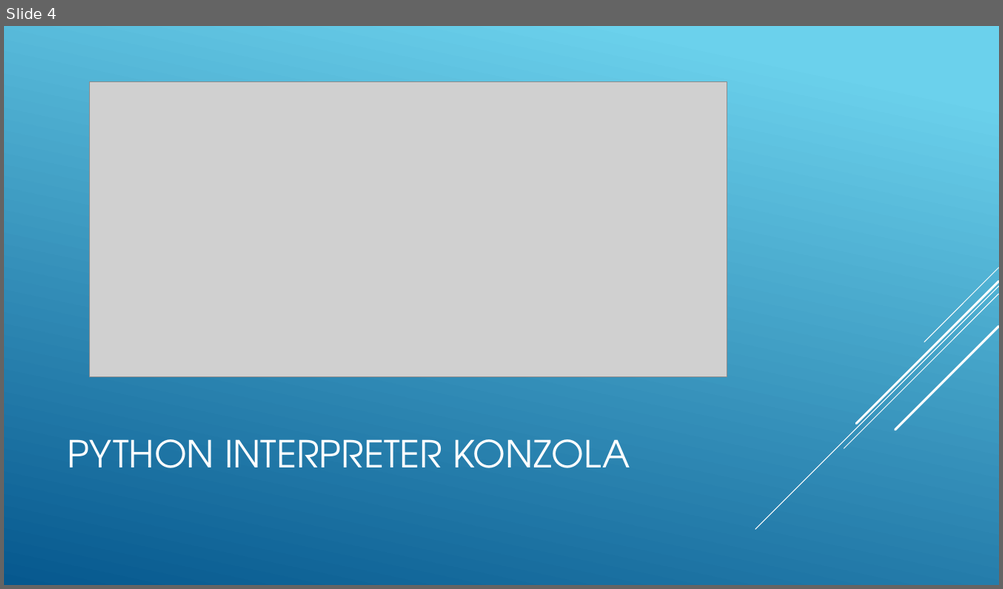
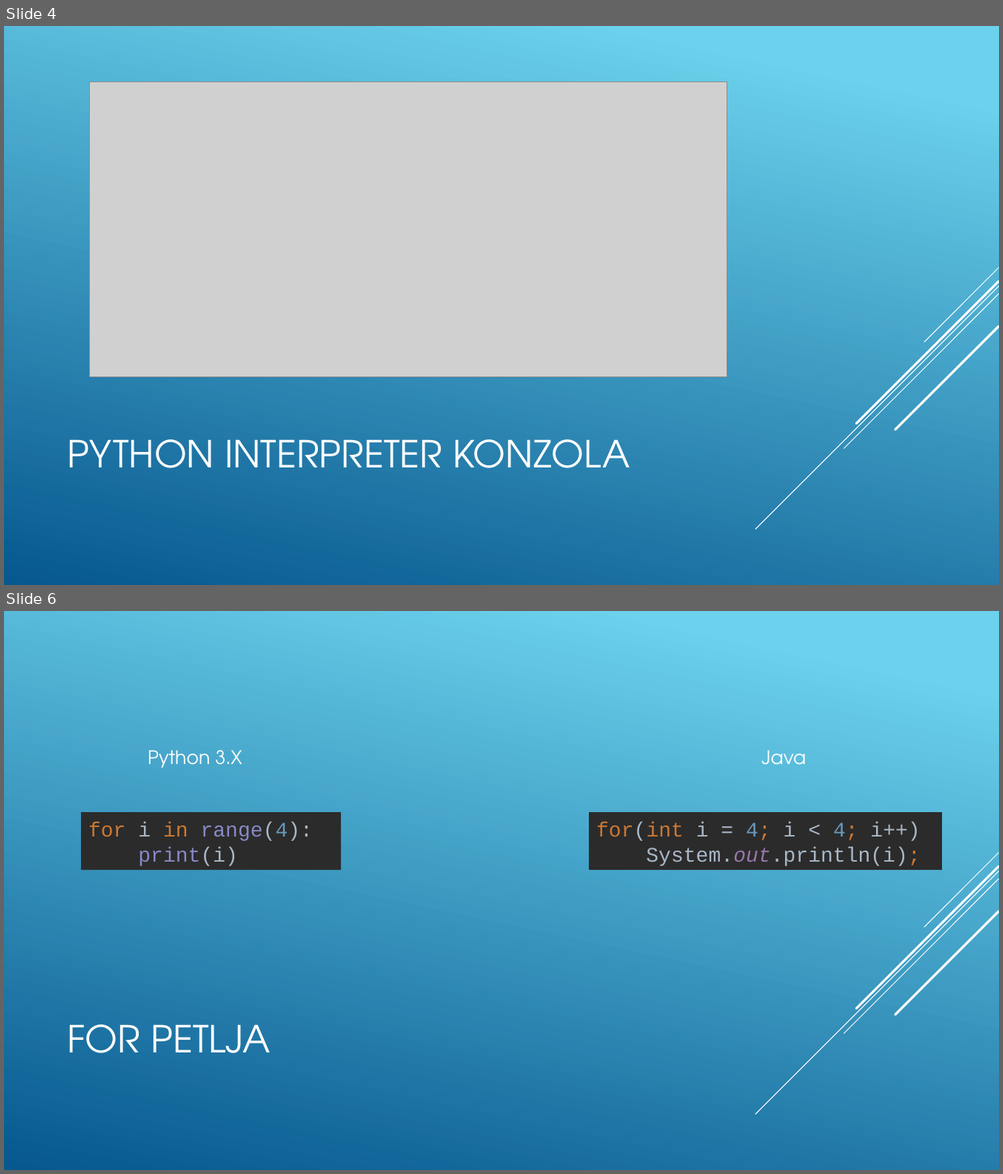
Before and after one commit to ivan95603/Blok2018, a slide deck: PythonPredavanje/Python.pptx. Shown one above the other, each under a label of ours: slide 4 before the commit, slides 4 and 6 after it; the slides between them are not shown. The pictures are 1003x589 and 1003x1174 pixels, drawn with LibreOffice and Linux fonts; fonts in the diff are those of the drawing; grey boxes stand for pictures. Boxes give left, top, right and bottom in pixels: in the first picture for what was removed or moved away, otherwise in the second. Text is boxed around its words. In the diff, an @@ line names an element or a change of style, - is before the commit and + after.

```diff
--- a/PythonPredavanje/Python.pptx
+++ b/PythonPredavanje/Python.pptx
@@ slide 6 added at [4,611,999,1170], background gradient #6ED2EB to #06588E; not listed: 5 template elements that a slide beside it also shows @@
@@ text added at [148,750,242,768], 18 pt, text #FFFFFF @@
+Python 3.X
@@ text added at [761,750,805,765], 18 pt, text #FFFFFF @@
+Java
@@ rectangle added at [81,812,341,870], fill #2B2B2B, 20 pt, text #8888C6 @@
+for i in range(4):
+print(i)
@@ rectangle added at [589,812,942,870], fill #2B2B2B, 20 pt, text #A9B7C6 @@
+for(int i = 4; i < 4; i++)
+System.out.println(i);
@@ title added at [68,1025,270,1054], 36 pt, text #FFFFFF @@
+FOR PETLJA
```
Also in this commit, not shown: 2 slides changed, 3 other slides added, 6 other files.
